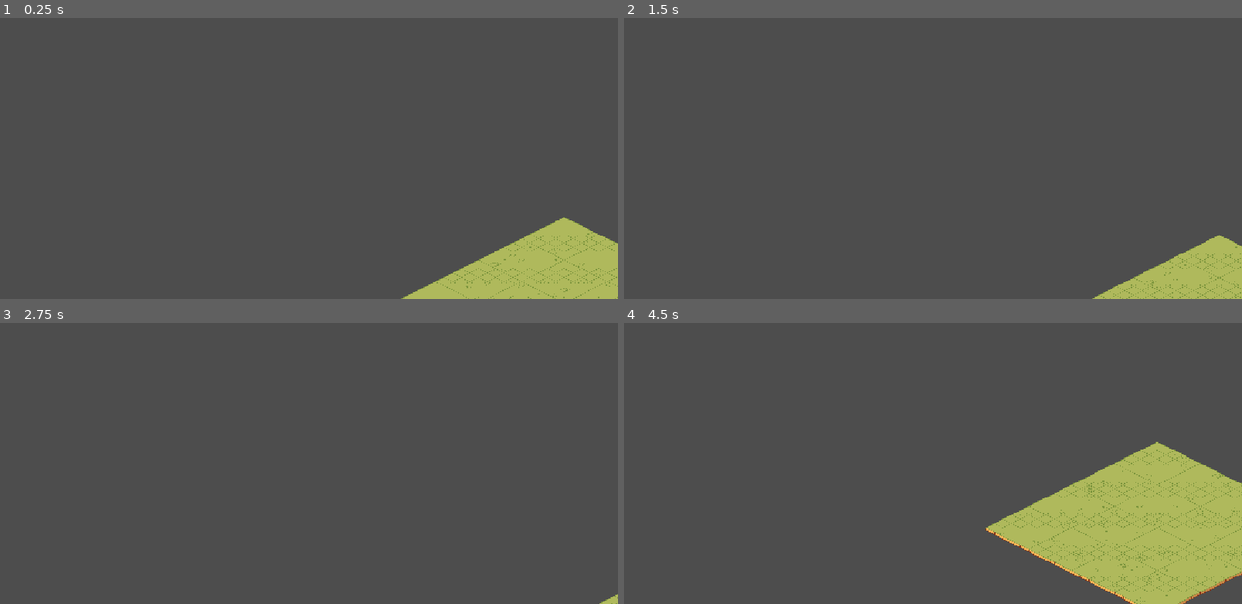
Above: before the commit, frames 1-4 (two rows, left to right).
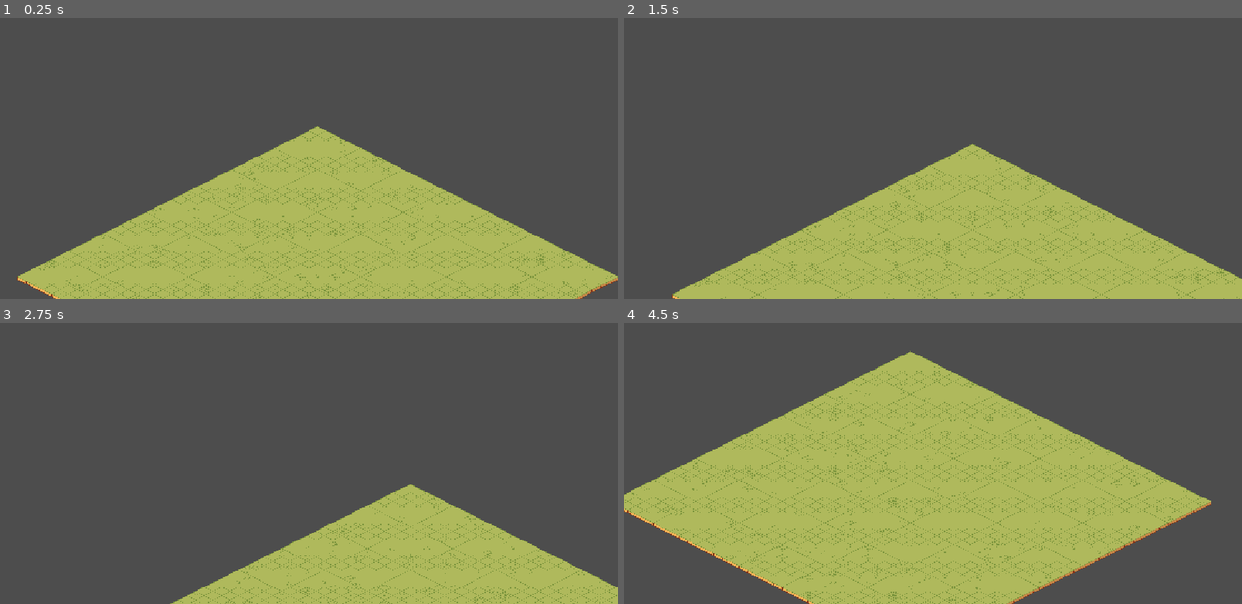
Above: after the commit, the same moments.

Repository: pquaidoo/TacHouseGame
Game: Godot game, scene res://scenes/Main.tscn
Two runs of this game, one before a commit and one after it. Both use one fixed random seed, a clock stepped at 60 frames per second and the inputs below.
Inputs (mouse positions are in pixels of both pictures, inside the frame that each line leads up to):
- Up to frame 1 (0.25 s): no input
- Up to frame 2 (1.5 s): tap Enter at 0.5 s; move the mouse to (1068, 107) at 0.52 s; click (1068, 107) at 0.67 s; tap Space at 1.25 s; drag from (809, 141) to (902, 195) at 1.27 s
- Up to frame 3 (2.75 s): tap Enter at 2 s; move the mouse to (370, 353) at 2.02 s; click (370, 353) at 2.17 s
- Up to frame 4 (4.5 s): tap Space at 2.75, 4.25 s; drag from (902, 500) to (747, 379) at 2.77 s; tap Enter at 3.5 s; move the mouse to (1118, 483) at 3.52 s; click (1118, 483) at 3.67 s; drag from (747, 379) to (840, 342) at 4.27 s

The runs differ from the first frame. In frame 1, 31% of the frame differs, in the area x 2-100%, y 38-100%; in frame 2, 26%; in frame 3, 16%; in frame 4, 52%, in the area x 0-100%, y 9-100%.

Commit message:
set layer's position to 0, 0 for map

Diff:
--- a/tachousegame/scenes/Main.tscn
+++ b/tachousegame/scenes/Main.tscn
@@ -6,7 +6,8 @@
 [node name="Main" type="Node2D"]
 
 [node name="Map" parent="." instance=ExtResource("1_elqb8")]
-map_size = 4
+position = Vector2(0, 0)
+map_size = 7
 seed = 12345
 
 [node name="Player Camera" parent="." instance=ExtResource("1_rvslj")]
--- a/tachousegame/scenes/Map.tscn
+++ b/tachousegame/scenes/Map.tscn
@@ -269,12 +269,10 @@
 
 [node name="Ground Layer" type="TileMapLayer" parent="."]
 y_sort_enabled = true
-position = Vector2(455, 161)
 tile_map_data = PackedByteArray("AAAAAAAAAAACAAAAAAABAAAAAAAGAAAAAAACAAAAAAAGAAAAAAADAAAAAAAGAAAAAAAEAAAAAAADAAAAAAAAAA …(1520 unchanged characters)…
 tile_set = SubResource("TileSet_yyirk")
 script = ExtResource("3_xkm8s")
 
 [node name="Grass layer" type="TileMapLayer" parent="."]
-position = Vector2(455, 161)
 tile_set = SubResource("TileSet_tm3qm")
 script = ExtResource("4_tm3qm")
